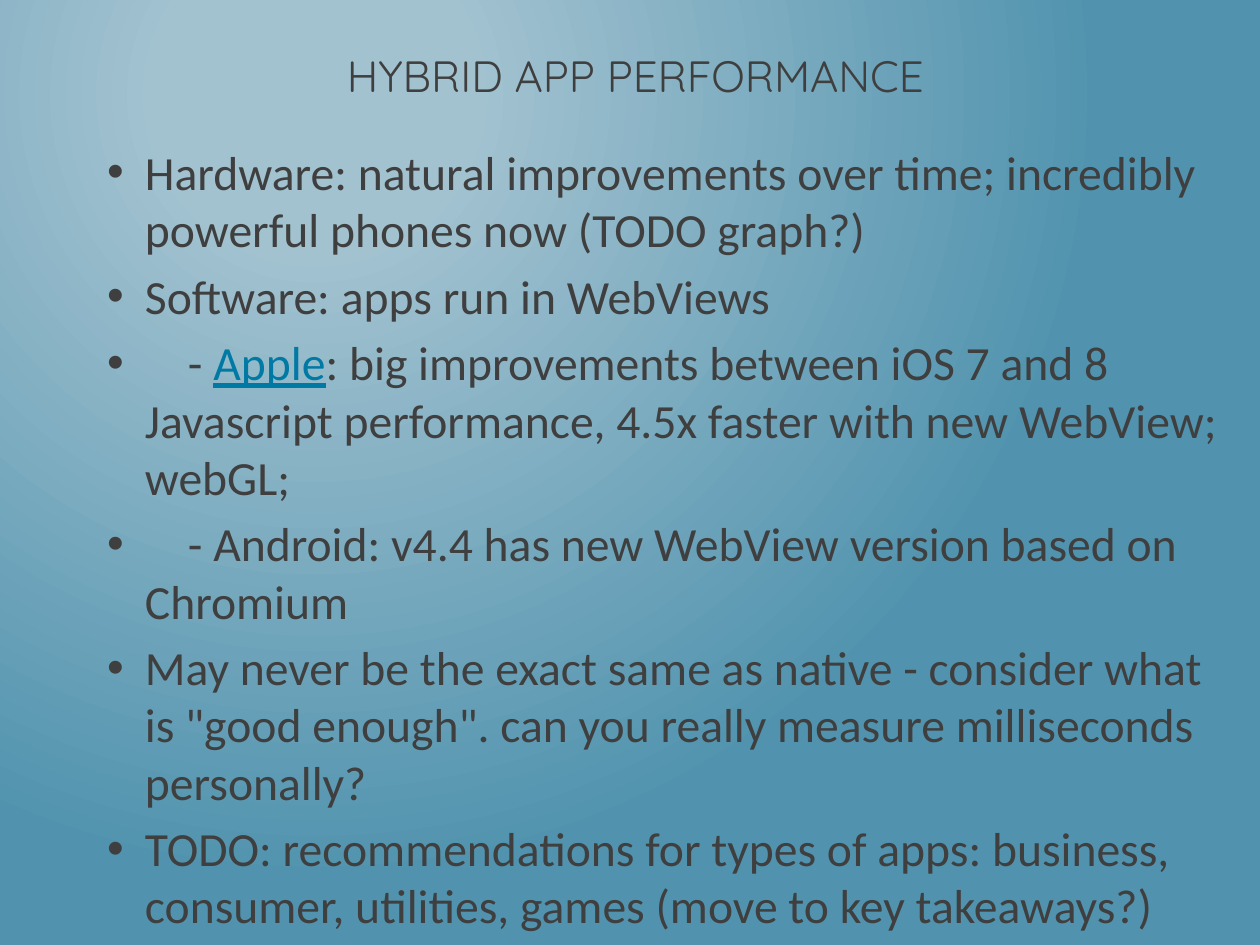
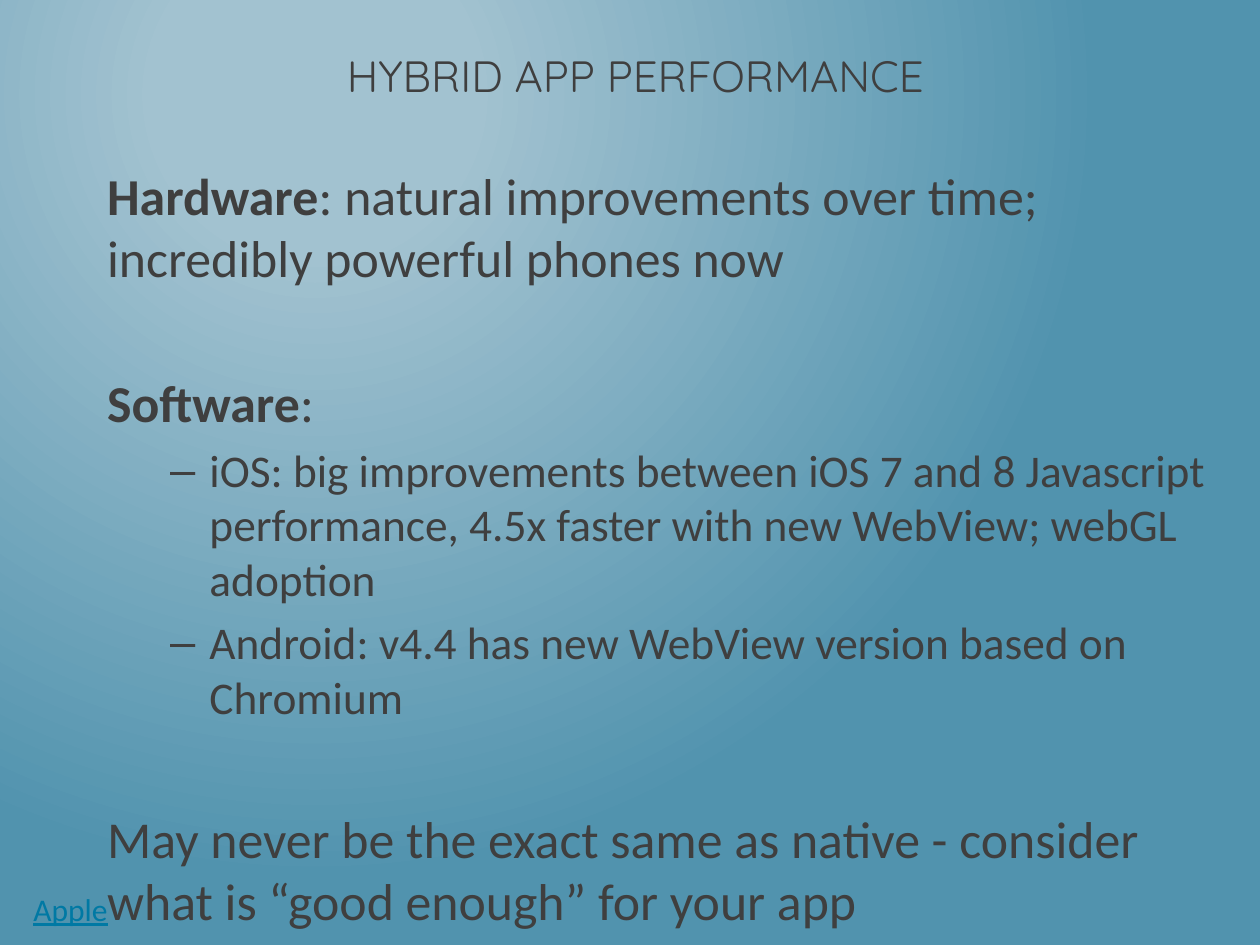
Before and after one commit to dotNetkow/Presentations, a slide deck: slide 28 of 2014-08-11 That Conference - Hybrid Apps/Building PhoneGap Mobile App w KendoUI.pptx (slide 27 before the commit). Drawn at 1260x945 pixels with LibreOffice and Linux fonts; fonts in the diff are those of the drawing. Boxes give left, top, right and bottom in pixels: in the first picture for what was removed or moved away, otherwise in the second. Text is boxed around its words. In the diff, an @@ line names an element or a change of style, - is before the commit and + after.

```diff
--- a/2014-08-11 That Conference - Hybrid Apps/Building PhoneGap Mobile App w KendoUI.pptx
+++ b/2014-08-11 That Conference - Hybrid Apps/Building PhoneGap Mobile App w KendoUI.pptx
@@ text at [107, 178, 1205, 929]: text changed; size 27.2 to 25.9 pt @@
-• Hardware: natural improvements over time; incredibly powerful phones now (TODO graph?)
-• Software: apps run in WebViews
-• - Apple: big improvements between iOS 7 and 8 Javascript performance, 4.5x faster with new WebView; webGL;
-• - Android: v4.4 has new WebView version based on Chromium
-• May never be the exact same as native - consider what is "good enough". can you really measure milliseconds personally?
-• TODO: recommendations for types of apps: business, consumer, utilities, games (move to key takeaways?)
+Hardware: natural improvements over time; incredibly powerful phones now
+Software:
+  – iOS: big improvements between iOS 7 and 8 Javascript performance, 4.5x faster with new WebView; webGL adoption
+  – Android: v4.4 has new WebView version based on Chromium
+May never be the exact same as native - consider what is “good enough” for your app
@@ text added at [33, 899, 107, 926], 18 pt, text #0079A4, underline @@
+Apple
```
Also in this commit, not shown: 17 other slides changed, 7 slides added, 4 slides removed, 1 other file.
